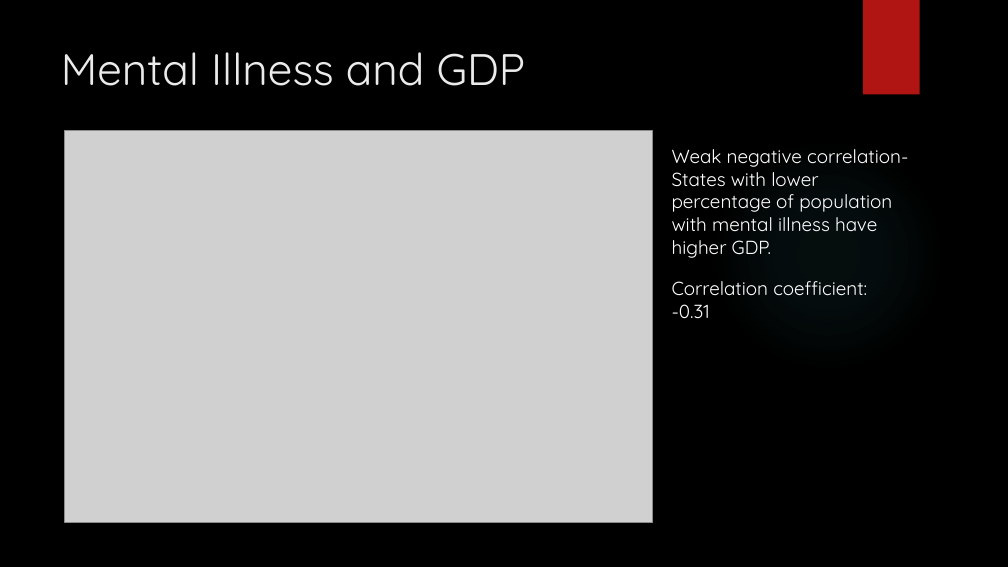
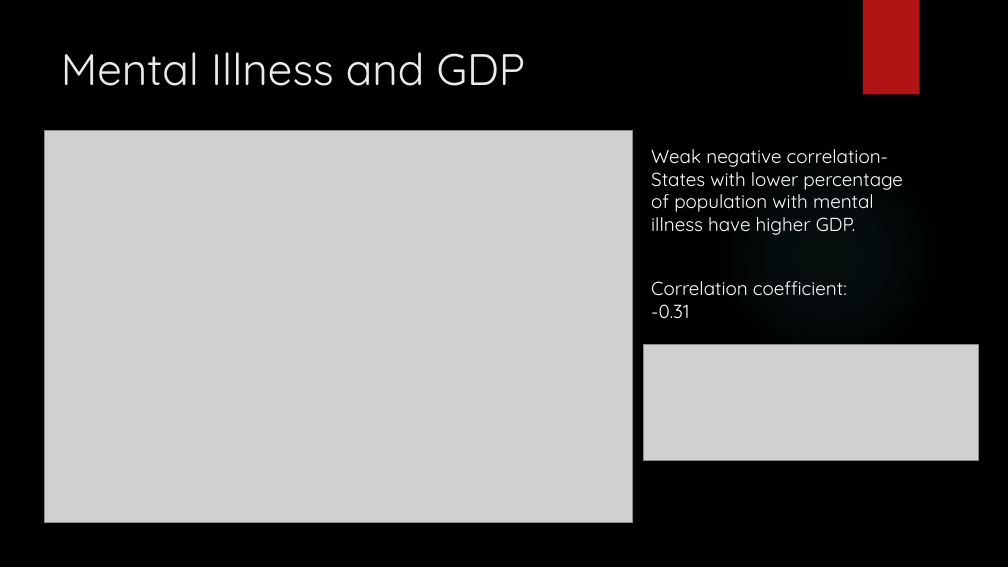
Before and after one commit to brian-e-haley/Mental_health_US, a slide deck: slide 9 of Output/MentalHealth_in_the_US.pptx (slide 8 before the commit). Drawn at 1008x567 pixels with LibreOffice and Linux fonts; fonts in the diff are those of the drawing; grey boxes stand for pictures; background and template pictures are left out. Boxes give left, top, right and bottom in pixels: in the first picture for what was removed or moved away, otherwise in the second. Text is boxed around its words. In the diff, an @@ line names an element or a change of style, - is before the commit and + after.

```diff
--- a/Output/MentalHealth_in_the_US.pptx
+++ b/Output/MentalHealth_in_the_US.pptx
@@ picture: place and size @@
-picture at (65,131,653,523)
+picture at (45,131,633,523)
@@ text "Weak negative correlation- States with ..." rewrapped from (672,149,908,258) to (651,149,903,235) @@
@@ text "Correlation coefficient:": place and size @@
-text "Correlation coefficient:" at (672,281,867,319)
+text "Correlation coefficient:" at (651,281,847,318)
@@ picture added at (644,345,979,461) @@
```
Also in this commit, not shown: 3 other slides changed, 1 slide added, 3 other files.
